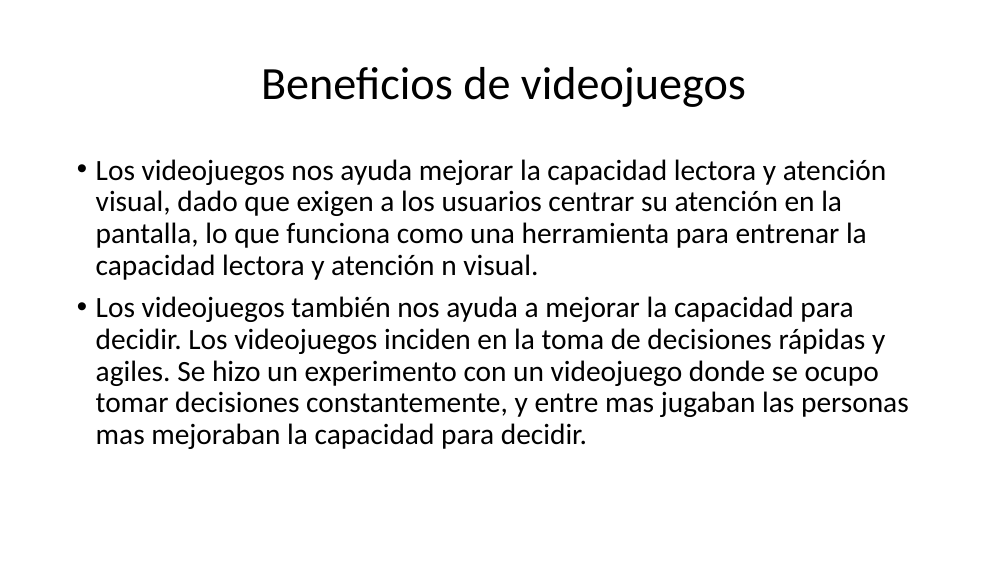
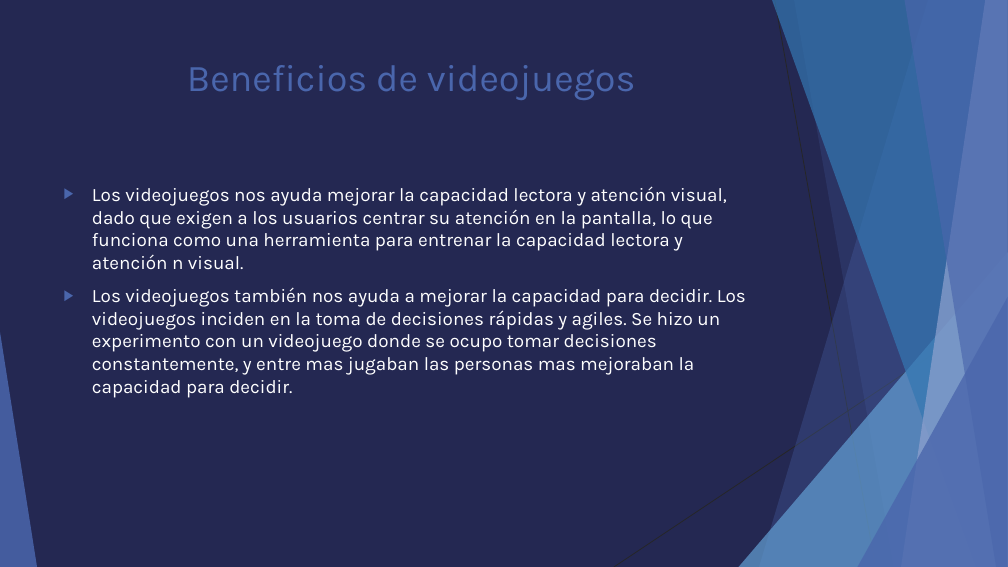
Before and after one commit to HectorKazuto/Videojuego, a slide deck: slide 4 of Proyecto/Python.pptx. Drawn at 1008x567 pixels with LibreOffice and Linux fonts; fonts in the diff are those of the drawing. Boxes give left, top, right and bottom in pixels: in the first picture for what was removed or moved away, otherwise in the second. Text is boxed around its words. In the diff, an @@ line names an element or a change of style, - is before the commit and + after.

```diff
--- a/Proyecto/Python.pptx
+++ b/Proyecto/Python.pptx
@@ background #FFFFFF to #242852 @@
@@ title "Beneficios de videojuegos": place and size @@
-title "Beneficios de videojuegos" at box(261, 67, 746, 107)
+title "Beneficios de videojuegos" at box(187, 65, 636, 100)
@@ title "Beneficios de videojuegos" at box(187, 65, 636, 100): size 44 to 36 pt, font Calibri to Karla, text colour #000000 to #4A66AC; line spacing 0.9 to 1; vertical alignment middle to top @@
@@ text "Los videojuegos nos ayuda mejorar ...": place and size @@
-text "Los videojuegos nos ayuda mejorar ..." at box(96, 159, 909, 449)
+text "Los videojuegos nos ayuda mejorar ..." at box(92, 186, 746, 398)
@@ text "Los videojuegos nos ayuda mejorar ..." at box(92, 186, 746, 398): size 28 to 18 pt, font Calibri to Karla, text colour #000000 to #FFFFFF; bullet • to ▶; line spacing 0.9 to 1 @@
@@ group added at box(0, 0, 1008, 567): 5 freeform shapes, 3 triangles, 2 lines @@
```
Also in this commit, not shown: 3 other slides changed, 4 slides added, 3 slides removed, 2 other files.
